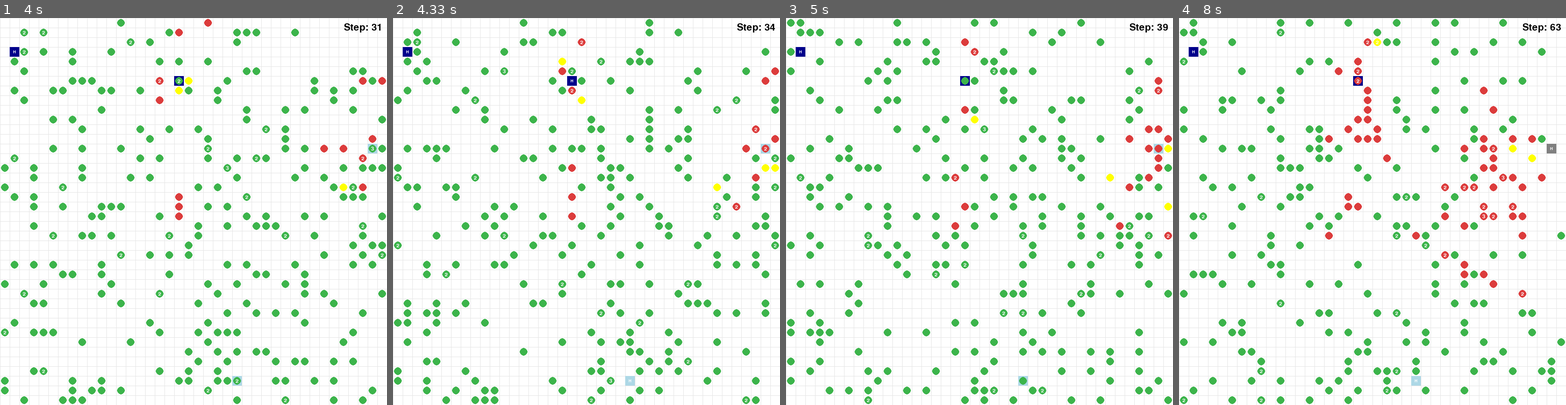
Above: before the commit, frames 1-4 (left to right).
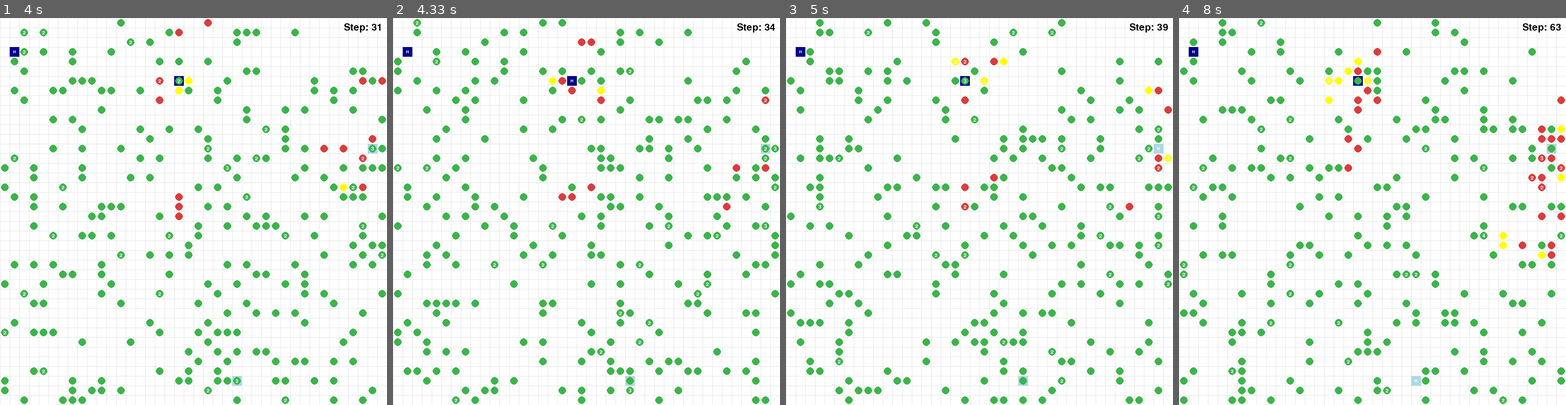
Above: after the commit, the same moments.

Repository: shaan101patel/Pandemic-Flu-Spread-Simulation
Game: pygame game, started from src/main.py
Two runs of this game, one before a commit and one after it. Both use one fixed random seed, a clock stepped at 60 frames per second and the inputs below.
Inputs:
- Up to frame 1 (4 s): no input
- Up to frame 2 (4.33 s): no input
- Up to frame 3 (5 s): no input
- Up to frame 4 (8 s): no input

Frame 1 is identical in both runs. In frame 2, 12% of the frame differs, in the area x 0-100%, y 0-100%; in frame 3, 13%; in frame 4, 14%.

Commit message:
Agent Behavior Config

Diff:
--- a/src/main.py
+++ b/src/main.py
@@ -65,7 +65,7 @@
             grid=map,
             agents=agents,
             hospitals=hospitals,
-            steps=3000,
+            steps=300000,
             cell_size=20,
             fps=8,
             step_fn=step_fn,
--- a/src/simulation/engine.py
+++ b/src/simulation/engine.py
@@ -14,7 +14,7 @@
         x = np.random.randint(0, StateSpace)
         y = np.random.randint(0, StateSpace)
         vaccine_type = "Type 1" if i % 2 == 0 else "Type 2"
-        hosp = hospital.Hospital(location=(x, y), vaccine_capacity=10, vaccine_type=vaccine_type, admin_speed=10, bed_capacity=bed_capacity)
+        hosp = hospital.Hospital(location=(x, y), vaccine_capacity=10000, vaccine_type=vaccine_type, admin_speed=10000, bed_capacity=bed_capacity  * 100)
         hospitals.append(hosp)
     return hospitals
 
--- a/src/visulation/pygame_visualizer.py
+++ b/src/visulation/pygame_visualizer.py
@@ -102,9 +102,9 @@
     grid,
     agents,
     hospitals,
-    steps: int = 30000,
+    steps: int = 365,
     cell_size: int = 20,
-    fps: int = 8,
+    fps: int = 60, # default 8
     step_fn: Optional[Callable[[], None]] = None,
 ) -> None:
     """Run a simple visualization loop using pygame.
